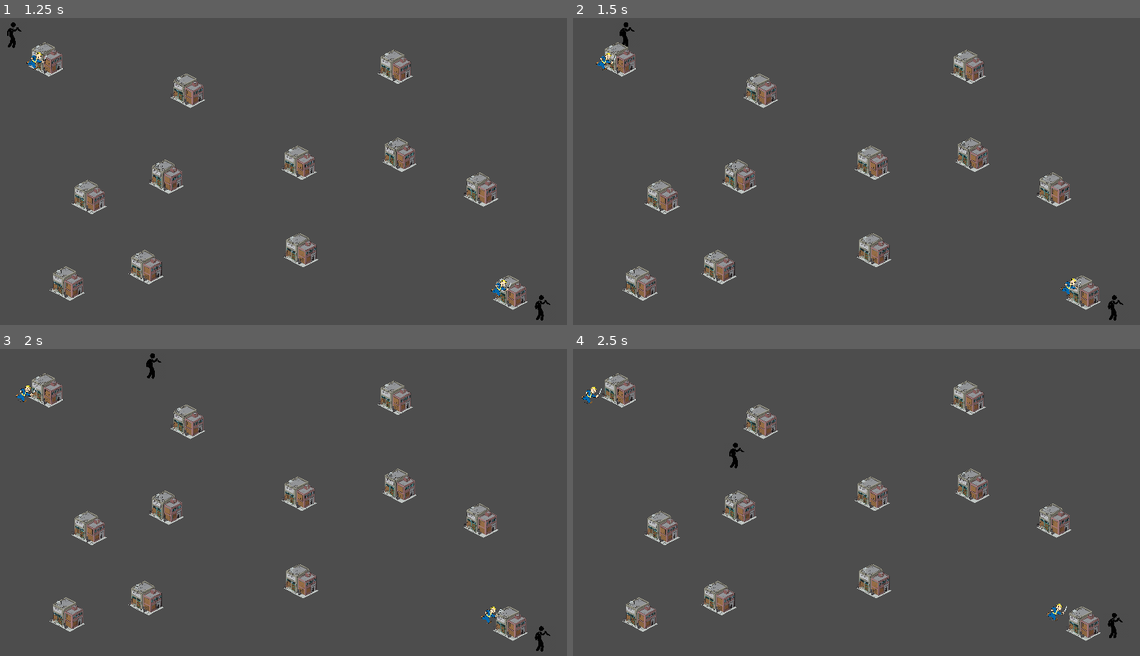
Above: before the commit, frames 1-4 (two rows, left to right).
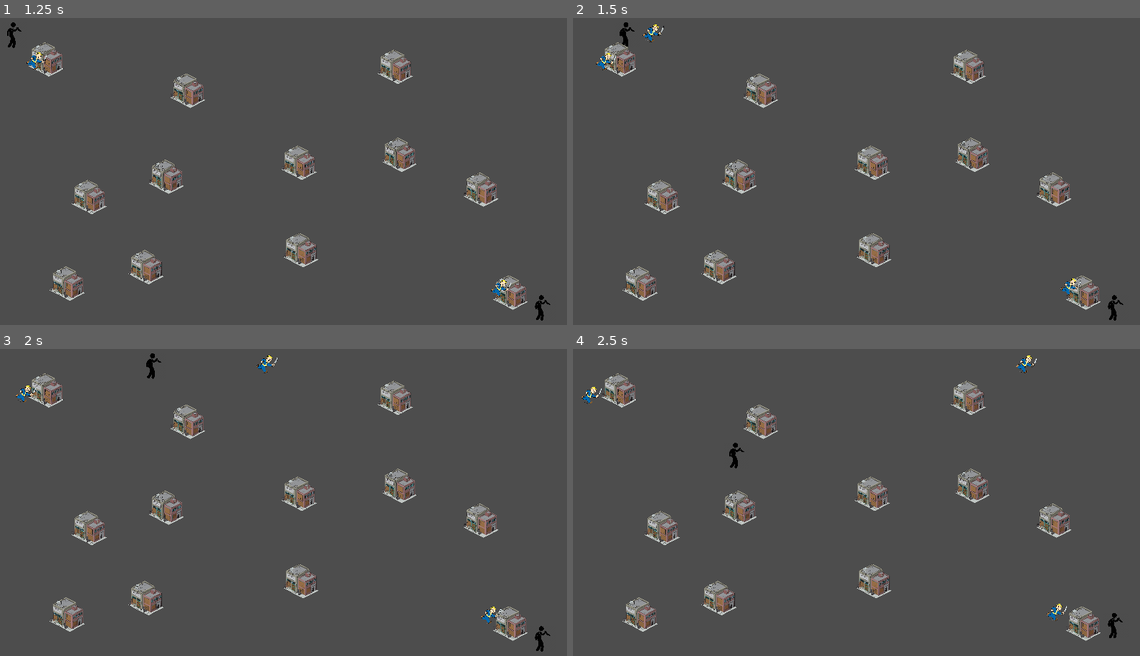
Above: after the commit, the same moments.

Repository: Alfenstein8/createjam
Game: Godot game, scene res://scenes/main_menu.tscn
Same seed, same stepped clock (60 frames per second), same inputs: the game is played once before the commit and once after it.
Inputs:
- Up to frame 1 (1.25 s): click "GANG" at 0.5 s
- Up to frame 2 (1.5 s): hold D (p1_right) from 1.28 s (still down); hold R (p1_shoot) from 1.28 s (still down)
- Up to frame 3 (2 s): keep holding D (p1_right); keep holding R (p1_shoot); tap . (p2_shoot) at 1.55 s
- Up to frame 4 (2.5 s): release D (p1_right) at 2.03 s; release R (p1_shoot) at 2.03 s; hold S (p1_down) from 2.03 s (still down); tap . (p2_shoot) at 2.1 s; tap Up (p2_up) at 2.3 s

Frame 1 is identical in both runs. In frame 2, less than 0.1% of the frame differs, in the area x 12-17%, y 2-8%; in frame 3, less than 0.1%; in frame 4, less than 0.1%, in the area x 78-82%, y 2-8%.

Commit message:
Working shooting function for hitting gangmembers, also your own

Diff:
--- /dev/null
+++ b/Scripts/bullet.gd
@@ -0,0 +1,17 @@
+extends Area2D
+
+var speed = 750
+var player_owner
+
+# Called when the node enters the scene tree for the first time.
+func _ready():
+	pass # Replace with function body.
+
+# Called every frame. 'delta' is the elapsed time since the previous frame.
+func _process(delta):
+	position += transform.x * speed * delta
+
+func _on_bullet_body_entered(body):
+	if body.is_in_group("gangmember"):
+		body.queue_free()
+		queue_free()
--- a/Scripts/player.gd
+++ b/Scripts/player.gd
@@ -8,6 +8,7 @@
 signal hit
 var gangmembers = []
 var buildings_in_range = []
+var bullet = preload("res://scenes/bullet.tscn")
 
 # Called when the node enters the scene tree for the first time.
 func _ready():
@@ -25,7 +26,8 @@
 			velocity.y += 1
 		if Input.is_action_pressed("p1_up"):
 			velocity.y -= 1
-		#if Input.is_action_pressed("p1_shoot")
+		if Input.is_action_just_pressed("p1_shoot"):
+			shoot()
 		if Input.is_action_pressed("p1_interact"):
 			if (!buildings_in_range.is_empty()):
 				buildings_in_range[0].buy(self)
@@ -41,7 +43,8 @@
 			velocity.y += 1
 		if Input.is_action_pressed("p2_up"):
 			velocity.y -= 1
-			#if Input.is_action_pressed("p2_shoot")
+		if Input.is_action_just_pressed("p2_shoot"):
+				shoot()
 		if Input.is_action_pressed("p2_interact"):
 			if (!buildings_in_range.is_empty()):
 				buildings_in_range[0].buy(self)
@@ -70,8 +73,12 @@
 	if (body.is_in_group("building") && body.player_owner != self):
 		buildings_in_range.append(body)
 
-
 func _on_interact_range_body_exited(body):
 	if (body.is_in_group("building")):
 		var building_index = buildings_in_range.find(body)
 		buildings_in_range.pop_at(building_index)
+
+func shoot():
+	var new_bullet = bullet.instantiate()
+	new_bullet.position = position
+	get_parent().add_child(new_bullet)
--- a/scenes/bullet.tscn
+++ b/scenes/bullet.tscn
@@ -17,4 +17,4 @@
 scale = Vector2(2, 2)
 shape = SubResource("RectangleShape2D_7kh1q")
 
-[connection signal="body_entered" from="." to="." method="_on_body_entered"]
+[connection signal="body_entered" from="." to="." method="_on_bullet_body_entered"]
